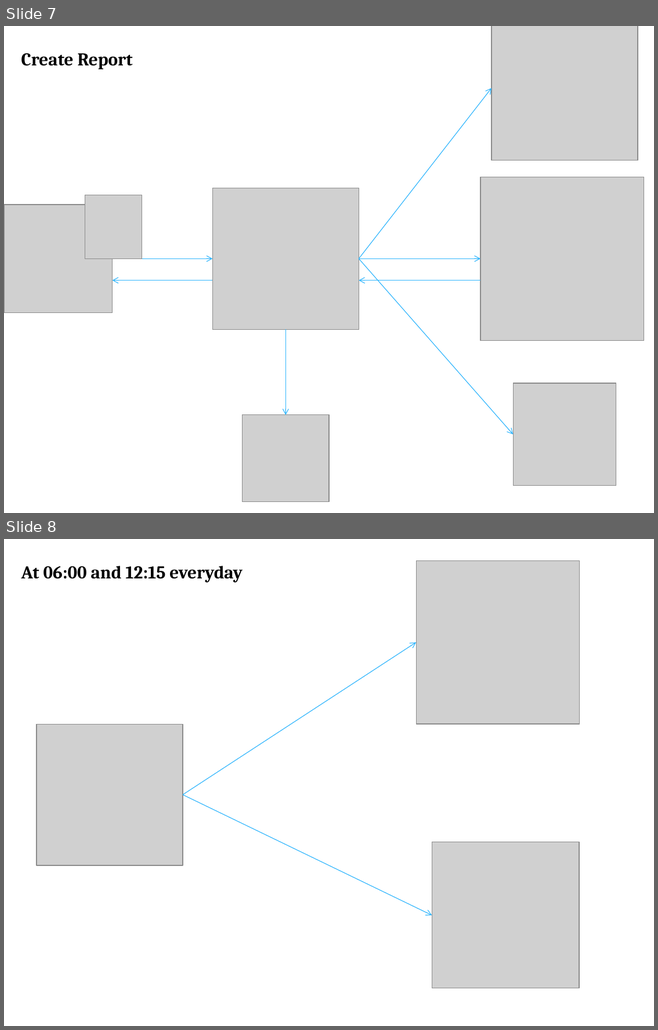
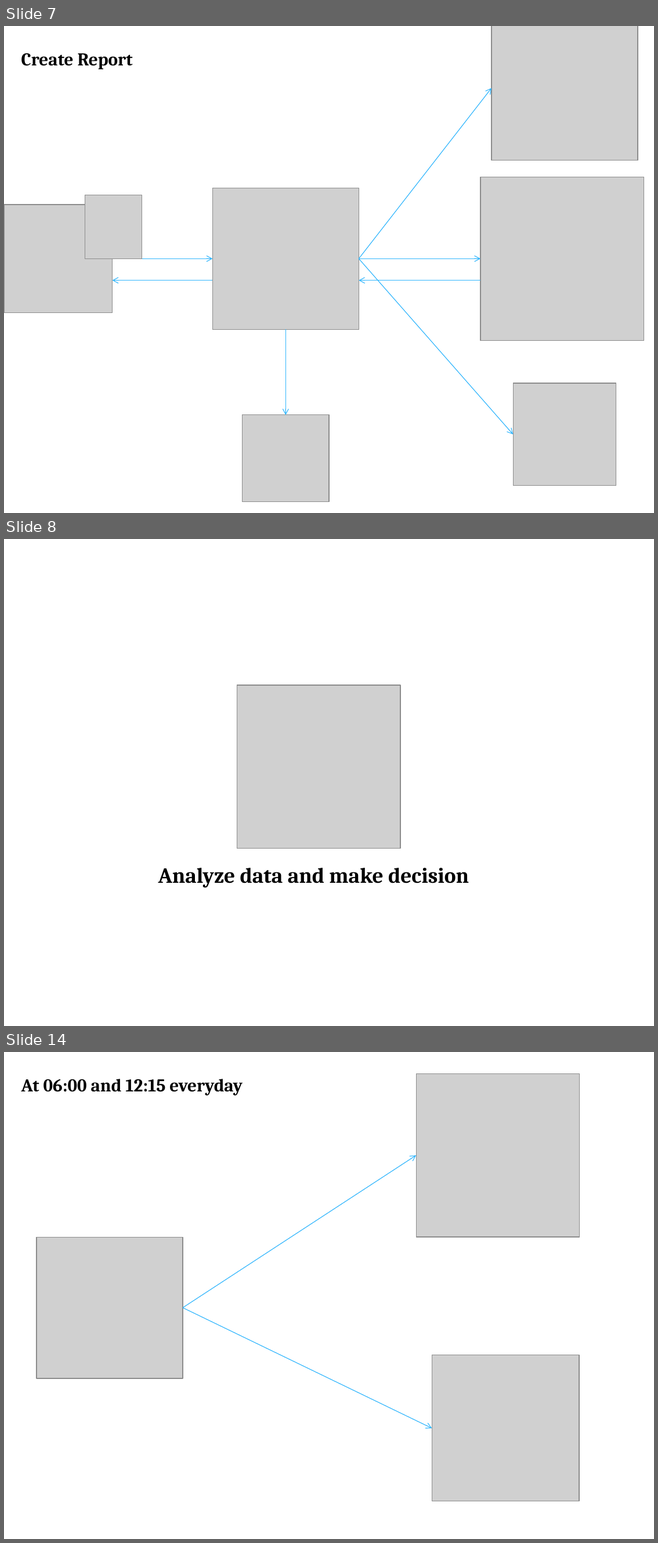
Before and after one commit to tranquang9a1/ECRM, a slide deck: Document/ECRM-Presentation.pptx. Shown one above the other, each under a label of ours: slides 7 and 8 before the commit, slides 7, 8 and 14 after it; the slides between them are not shown. The pictures are 658x1030 and 658x1543 pixels, drawn with LibreOffice and Linux fonts; fonts in the diff are those of the drawing; grey boxes stand for pictures. Boxes give left, top, right and bottom in pixels: in the first picture for what was removed or moved away, otherwise in the second. Text is boxed around its words. In the diff, an @@ line names an element or a change of style, - is before the commit and + after.

```diff
--- a/Document/ECRM-Presentation.pptx
+++ b/Document/ECRM-Presentation.pptx
@@ slide 8 added at (4, 539, 654, 1026), background #FFFFFF @@
@@ picture added at (237, 685, 400, 849) @@
@@ text added at (158, 868, 469, 888), 24 pt, text #000000, bold @@
+Analyze data and make decision
@@ what was slide 8 is now slide 14 @@
```
Also in this commit, not shown: 1 slide changed, 5 other slides added.
